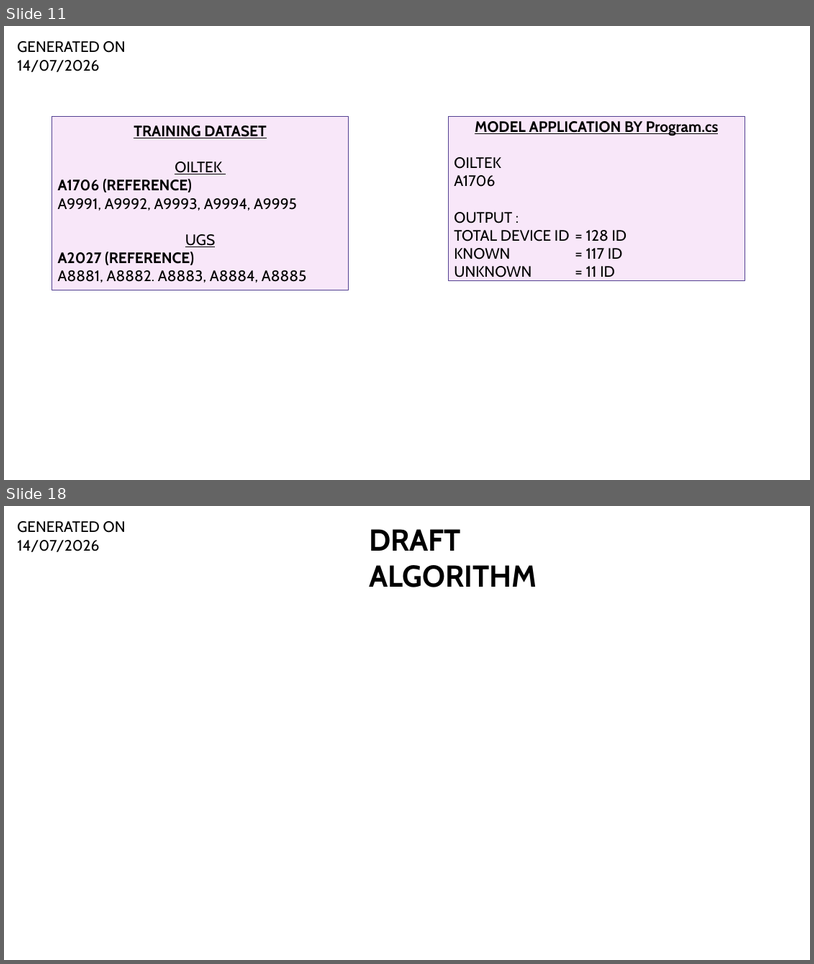
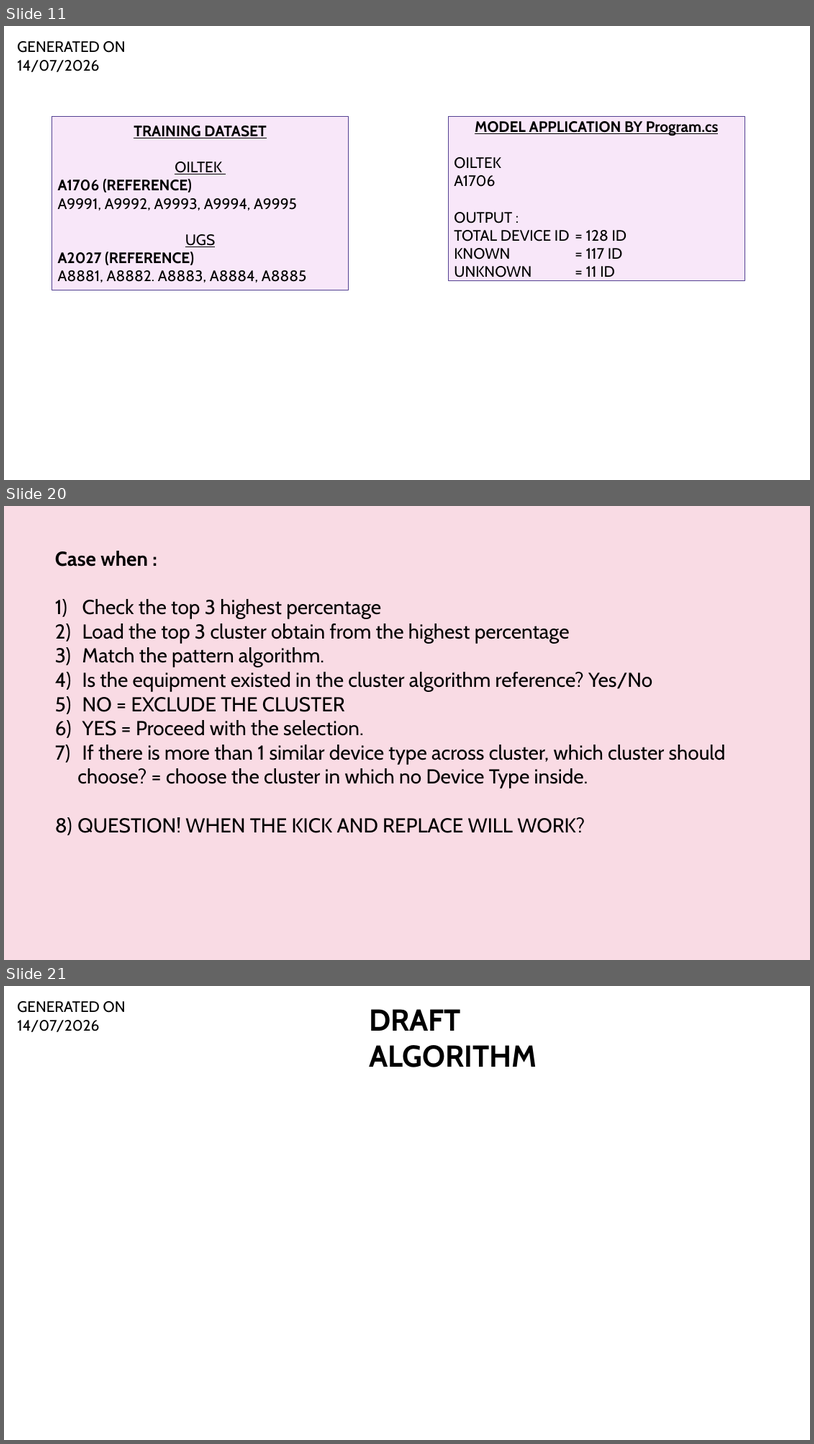
Before and after one commit to Syaziyah30/DeviceCluster, a slide deck: 1.training_model/supplementary/Device Identifier 20260520.pptx. Shown one above the other, each under a label of ours: slides 11 and 18 before the commit, slides 11, 20 and 21 after it; the slides between them are not shown. The pictures are 814x964 and 814x1444 pixels, drawn with LibreOffice and Linux fonts; fonts in the diff are those of the drawing. Boxes give left, top, right and bottom in pixels: in the first picture for what was removed or moved away, otherwise in the second. Text is boxed around its words. In the diff, an @@ line names an element or a change of style, - is before the commit and + after.

Commit message:
Update -PPT - slide flow logic algorithm

```diff
--- a/1.training_model/supplementary/Device Identifier 20260520.pptx
+++ b/1.training_model/supplementary/Device Identifier 20260520.pptx
@@ slide 20 added at bbox=[4, 506, 810, 960], background #F9DBE4 @@
@@ text added at bbox=[55, 551, 726, 833], 24 pt, text #000000 @@
+Case when :
+1) Check the top 3 highest percentage
+2) Load the top 3 cluster obtain from the highest percentage
+3) Match the pattern algorithm.
+4) Is the equipment existed in the cluster algorithm reference? Yes/No
+5) NO = EXCLUDE THE CLUSTER
+6) YES = Proceed with the selection.
+7) If there is more than 1 similar device type across cluster, which cluster should choose? = choose the cluster in which no Device Type inside.
+8) QUESTION! WHEN THE KICK AND REPLACE WILL WORK?
@@ what was slide 18 is now slide 21 @@
```
Also in this commit, not shown: 6 slides changed, 2 other slides added, 5 other files.
